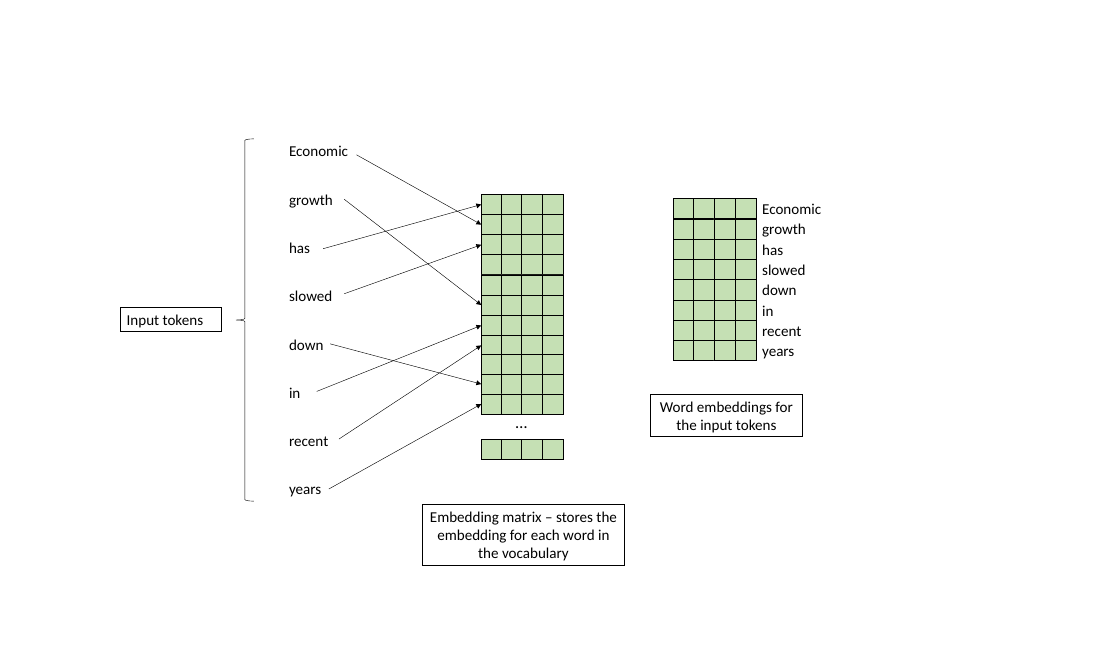
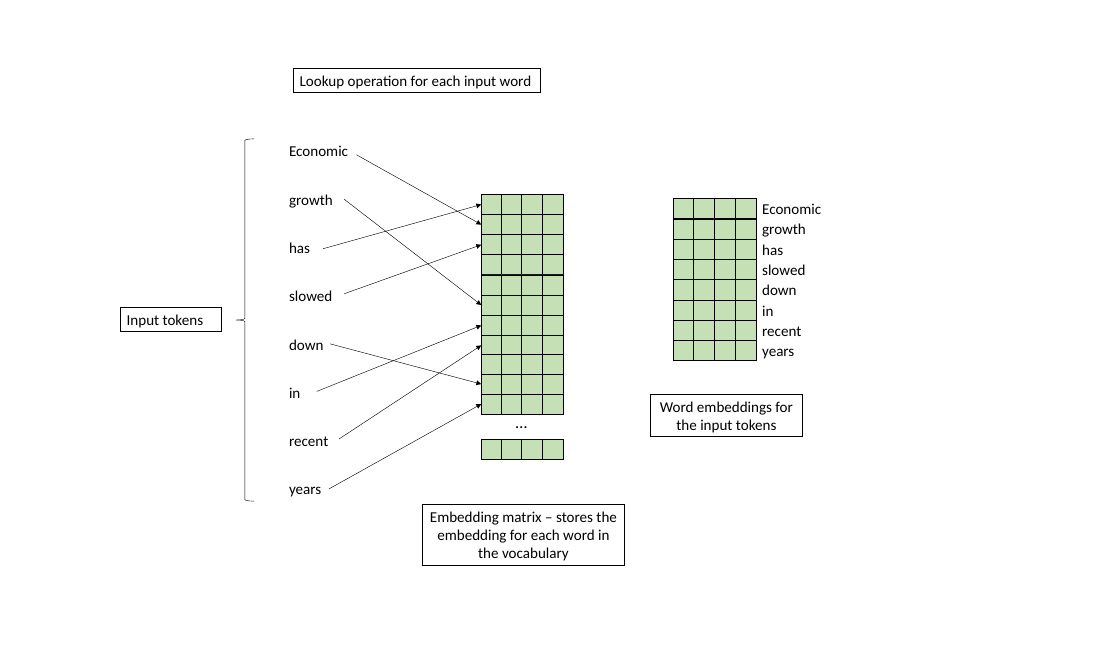
Before and after one commit to ShaunakSen/Natural-Language-Processing, a slide deck: slide 1 of Transformers/blog_resources/graphics/word_embeddings.pptx. Drawn at 1120x651 pixels with LibreOffice and Linux fonts; fonts in the diff are those of the drawing. Boxes give left, top, right and bottom in pixels: in the first picture for what was removed or moved away, otherwise in the second. Text is boxed around its words. In the diff, an @@ line names an element or a change of style, - is before the commit and + after.

```diff
--- a/Transformers/blog_resources/graphics/word_embeddings.pptx
+++ b/Transformers/blog_resources/graphics/word_embeddings.pptx
@@ rectangle added at (x1=294, y1=69, x2=541, y2=93), outline #000000 0.75 pt, 18 pt, text #000000 @@
+Lookup operation for each input word
```
Also in this commit, not shown: 25 other files.
